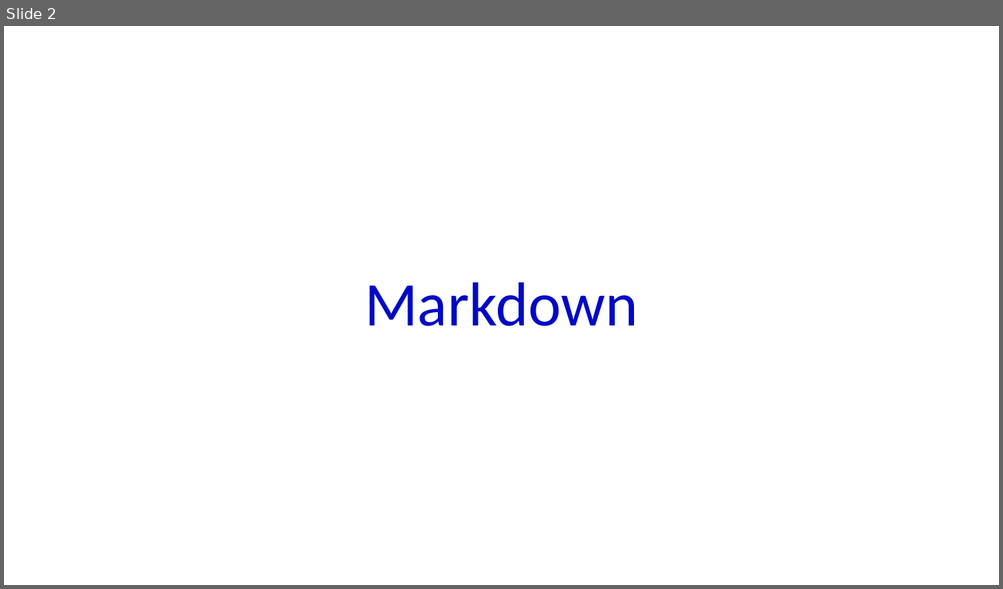
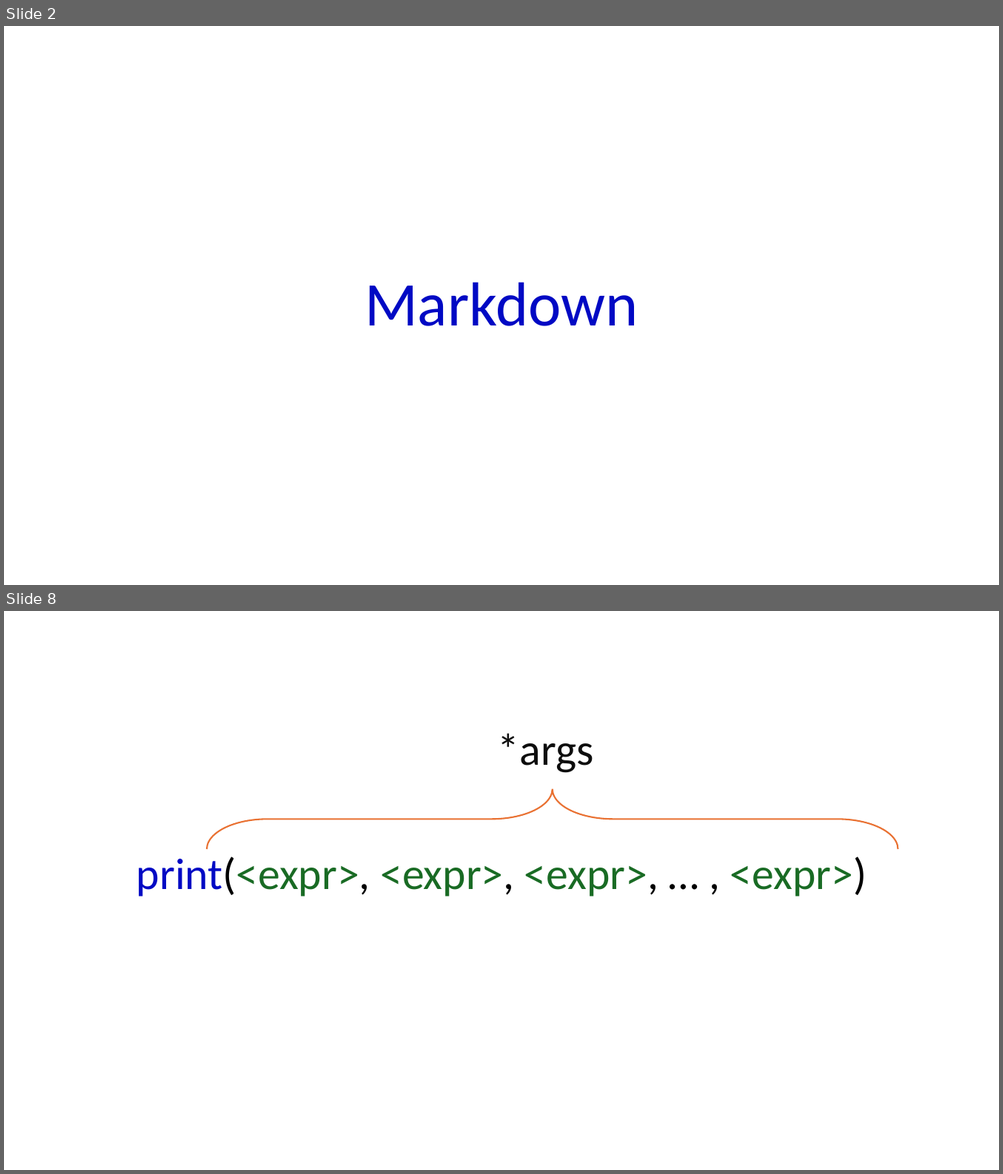
Before and after one commit to marslearnings/Machine-Learning-With-Python, a slide deck: ppt/Python.pptx. Shown one above the other, each under a label of ours: slide 2 before the commit, slides 2 and 8 after it; the slides between them are not shown. The pictures are 1003x589 and 1003x1174 pixels, drawn with LibreOffice and Linux fonts; fonts in the diff are those of the drawing. Boxes give left, top, right and bottom in pixels: in the first picture for what was removed or moved away, otherwise in the second. Text is boxed around its words. In the diff, an @@ line names an element or a change of style, - is before the commit and + after.

Commit message:
added new concept print statements

```diff
--- a/ppt/Python.pptx
+++ b/ppt/Python.pptx
@@ slide 8 added at <box>4,611,999,1170</box>, background #FFFFFF @@
@@ text added at <box>498,733,594,773</box>, 64 pt, text #0D0D0D @@
+*args
@@ left brace added at <box>207,789,898,849</box>, outline #E97132 2.25 pt @@
@@ text added at <box>136,857,866,897</box>, 64 pt, text #196B24 @@
+print(<expr>, <expr>, <expr>, … , <expr>)
```
Also in this commit, not shown: 10 other slides added, 4 other files.
